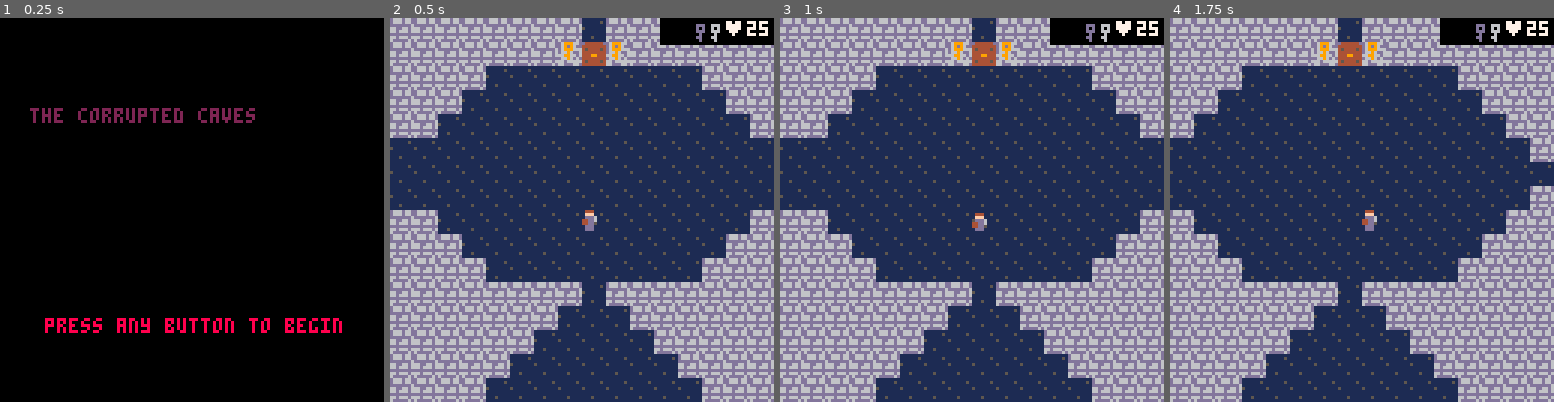
Above: before the commit, frames 1-4 (left to right).
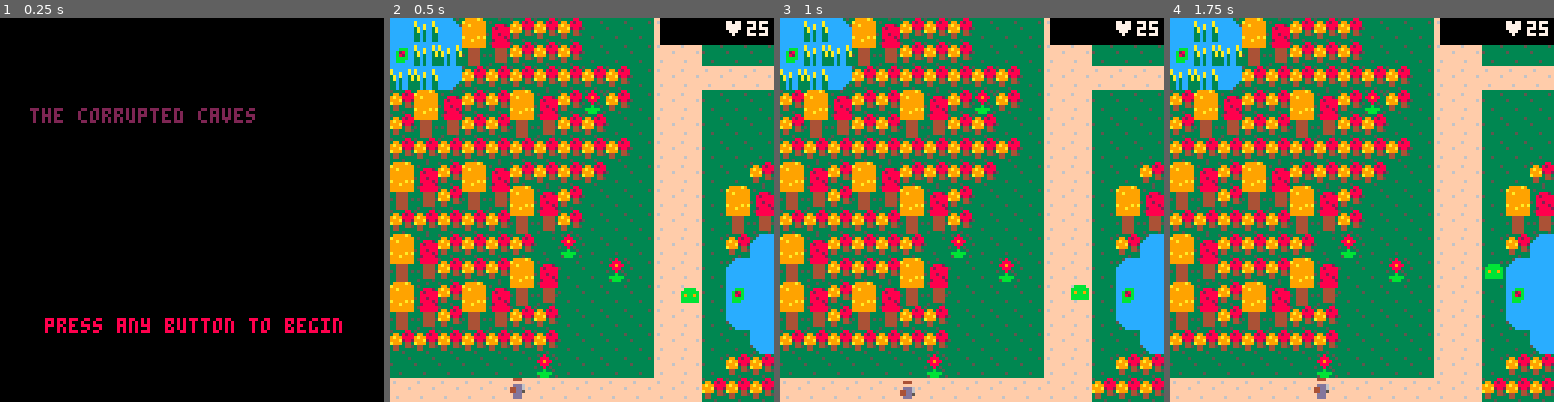
Above: after the commit, the same moments.

Repository: WolfgangSteiner/pico-8-tutorials
Game: PICO-8 cartridge rpg.p8
The game is run twice, just before and just after one commit, with the same random seed, the same clock (stepped at 60 frames per second) and the same inputs.
Inputs:
- Up to frame 1 (0.25 s): no input
- Up to frame 2 (0.5 s): tap X (X key) at 0.33 s
- Up to frame 3 (1 s): tap O (Z key) at 0.7 s
- Up to frame 4 (1.75 s): tap X (X key) at 1.07 s; hold Right from 1.6 s (still down); tap O (Z key) at 1.7 s

Frame 1 is identical in both runs. In frame 2, 97% of the frame differs, in the area x 0-100%, y 0-100%; in frame 3, 97%; in frame 4, 97%.

Commit message:
some new stuff

Diff:
--- a/rpg/main.lua
+++ b/rpg/main.lua
@@ -44,6 +44,8 @@
     entities = {}
     game.draw = draw_game
     game.update = update_game
+    game.music = 16
+
     return game
 end
 
--- a/rpg/player.lua
+++ b/rpg/player.lua
@@ -3,7 +3,7 @@
    player.sprite = sprite_new(vec2(0,0), {0,1})
    player.spr = 1
    player.v = vec2(1,1)
-   player.m_p =    vec2(87,50) --vec2(5,63)
+   player.m_p =  vec2(5,63)  --vec2(87,50) --
    player.alive = true
    player.die = player_die
    player.update = update_player
@@ -20,8 +20,8 @@
    player.draw = draw_player
    player.last_move_time = 0
    player.move_cooldown = 0.5
-   player.has_iron_key = true
-   player.has_stone_key = true
+   player.has_iron_key = false
+   player.has_stone_key = false
    return player
 end
 
@@ -74,6 +74,7 @@
         if vec2_eq(player.m_p,vec2(15,10)) then
             player.m_p = vec2(87,62)
             sfx(-1,0)
+            sfx(-1,3)
             sfx(1,0)
         end
         --check for dungeon exit
--- a/rpg/spawning.lua
+++ b/rpg/spawning.lua
@@ -24,7 +24,7 @@
     --local positions_left = {}
     --local positions_right = {}
 
-    add(entities,create_shooter(11,53,"down",{55,56}))
+    --add(entities,create_shooter(11,53,"down",{55,56}))
     add(entities,create_shooter(74,46,"down",{55,56}))
     add(entities,create_shooter(71,46,"down",{55,56}))
     add(entities,create_shooter(66,40,"down",{55,56}))
--- a/rpg/title.lua
+++ b/rpg/title.lua
@@ -17,5 +17,6 @@
         spawn_all_shooters()
         spawn_all_swirls()
         spawn_all_keys()
+        sfx(25)
     end
 end
Not shown, changed: the sound effects (__sfx__) section of rpg.p8
